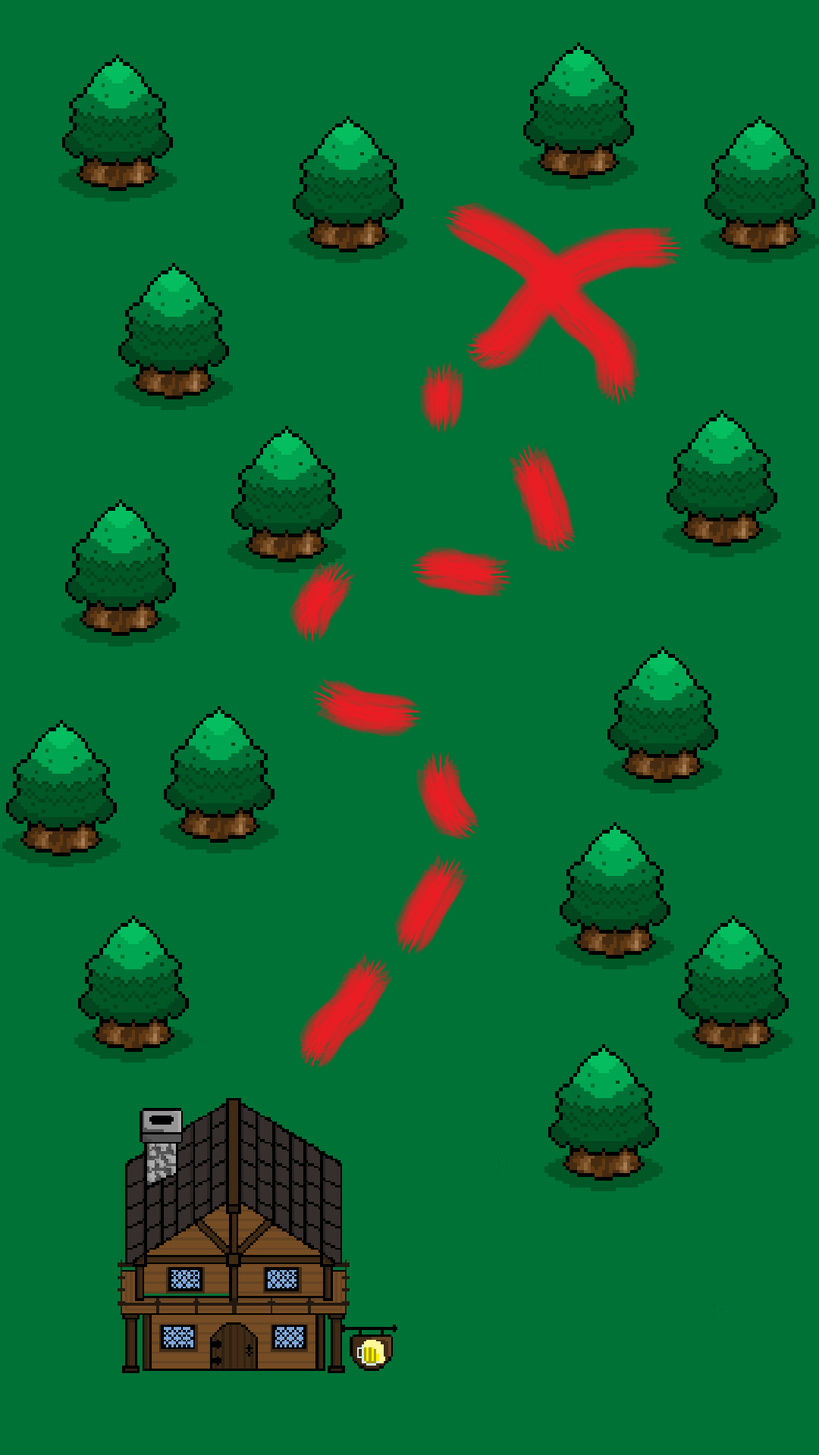
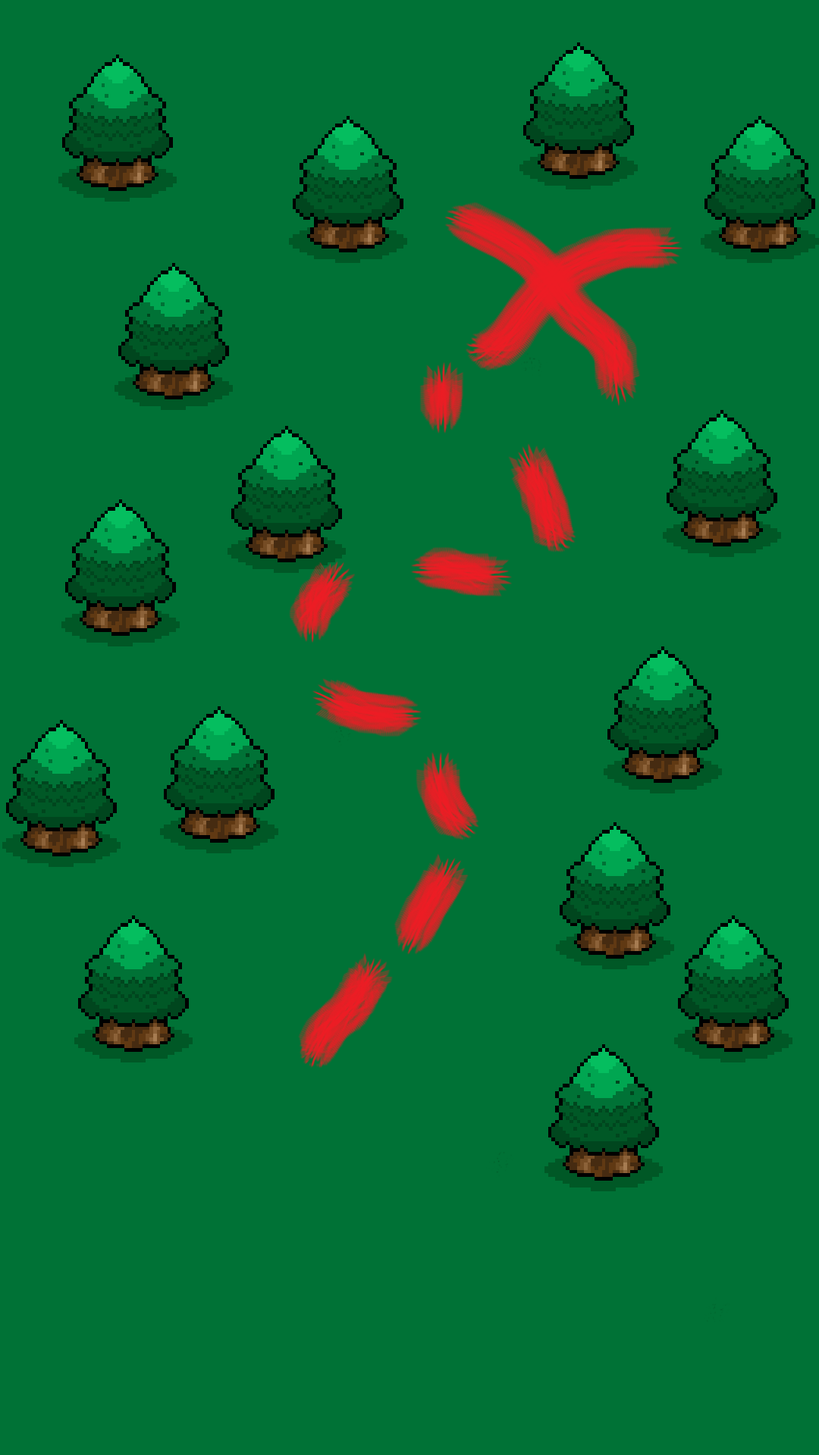
Comparing the layer stacks of the two 819 × 1455 images. Changes:
removed layer "TheTavern" over (117, 1098, 398, 1374)
